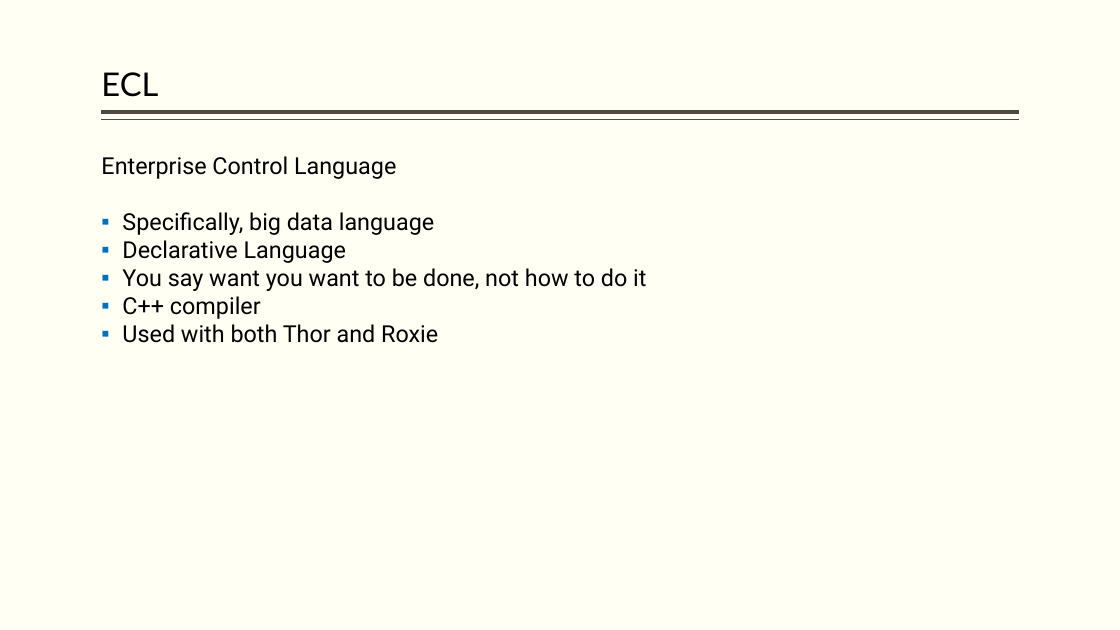
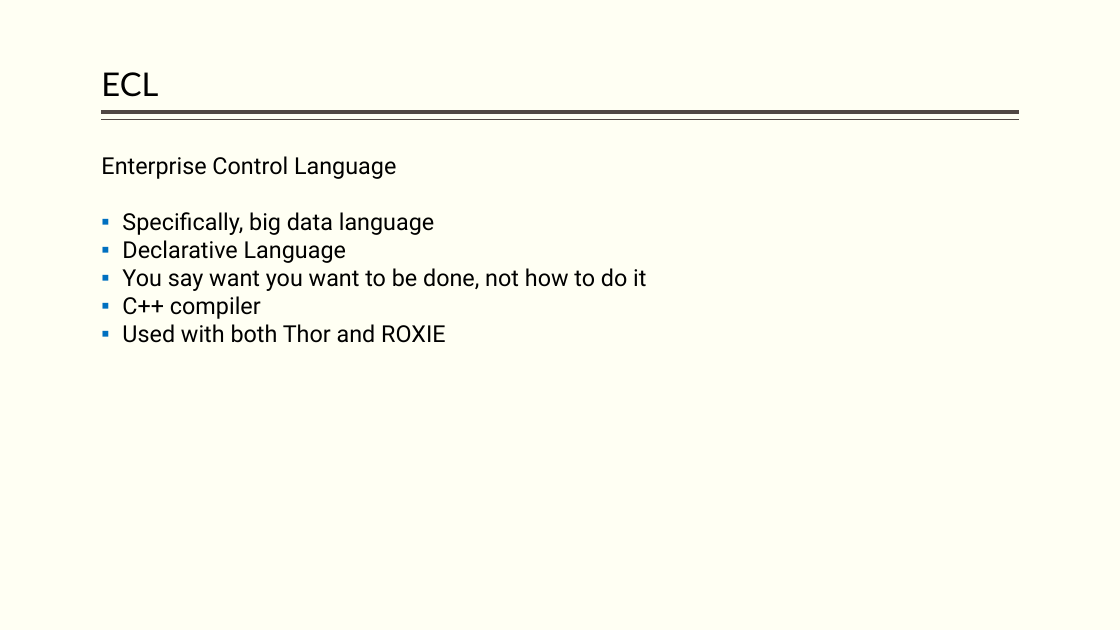
Before and after one commit to hpccsystems-solutions-lab/NCF-2021, a slide deck: slide 16 of BigData-ECL-NCF-2021.pptx. Drawn at 1120x630 pixels with LibreOffice and Linux fonts; fonts in the diff are those of the drawing. Boxes give left, top, right and bottom in pixels: in the first picture for what was removed or moved away, otherwise in the second. Text is boxed around its words. In the diff, an @@ line names an element or a change of style, - is before the commit and + after.

Commit message:
Typo corrections

```diff
--- a/BigData-ECL-NCF-2021.pptx
+++ b/BigData-ECL-NCF-2021.pptx
@@ text at (122,324,446,343): text changed @@
-▪ Used with both Thor and Roxie
+▪ Used with both Thor and ROXIE
```
Also in this commit, not shown: 6 other slides changed.
